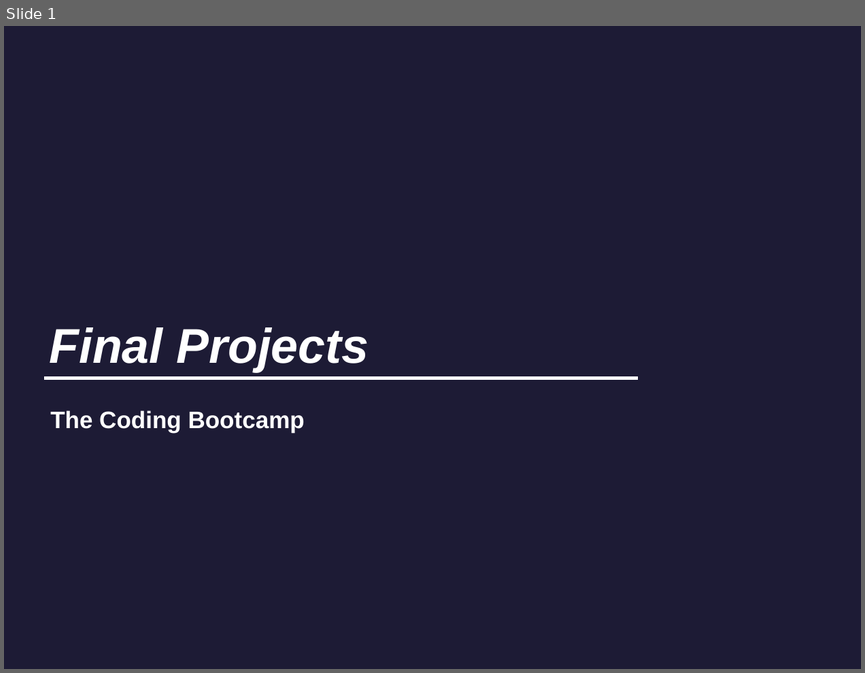
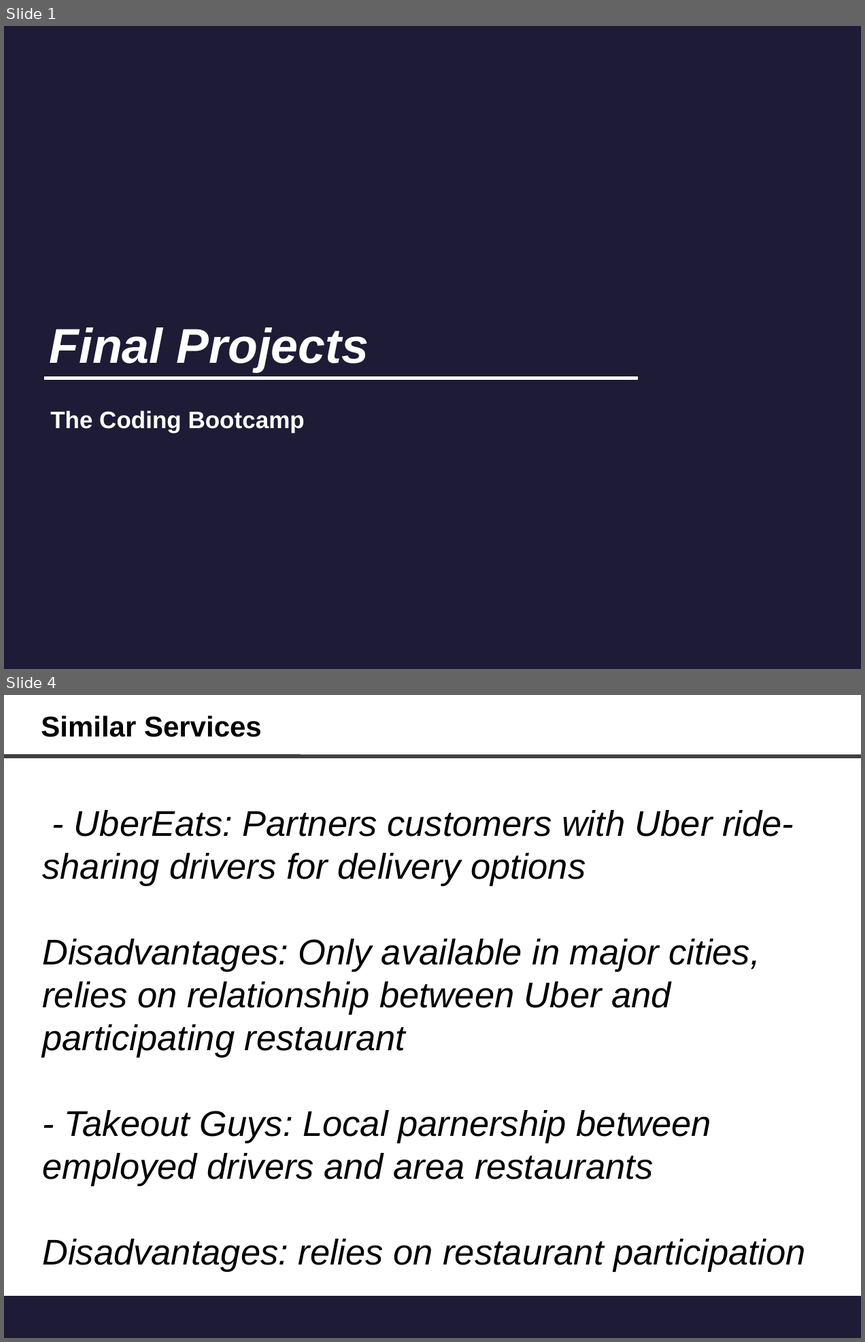
Before and after one commit to chaseleinart/FastFood, a slide deck: public/app_concept/FinalProject.odp. Shown one above the other, each under a label of ours: slide 1 before the commit, slides 1 and 4 after it; the slides between them are not shown. The pictures are 865x673 and 865x1342 pixels, drawn with LibreOffice and Linux fonts; fonts in the diff are those of the drawing; background and template pictures are left out. Boxes give left, top, right and bottom in pixels: in the first picture for what was removed or moved away, otherwise in the second. Text is boxed around its words. In the diff, an @@ line names an element or a change of style, - is before the commit and + after.

```diff
--- a/public/app_concept/FinalProject.odp
+++ b/public/app_concept/FinalProject.odp
@@ slide 4 added at <box>4,695,861,1338</box>, background #FFFFFF @@
@@ text added at <box>41,715,262,737</box>, 24 pt, text #000000, bold @@
+Similar Services
@@ line added from (4, 756) to (861, 757), #404040 3.26 pt @@
@@ text added at <box>42,810,806,1272</box>, 30 pt, text #000000, italic @@
+- UberEats: Partners customers with Uber ride-sharing drivers for delivery options
+Disadvantages: Only available in major cities, relies on relationship between Uber and participating restaurant
+- Takeout Guys: Local parnership between employed drivers and area restaurants
+Disadvantages: relies on restaurant participation
@@ rectangle added at <box>4,1295,861,1338</box>, fill #1D1B35 @@
```
Also in this commit, not shown: 10 other slides added, 21 slides removed, 11 other files.
